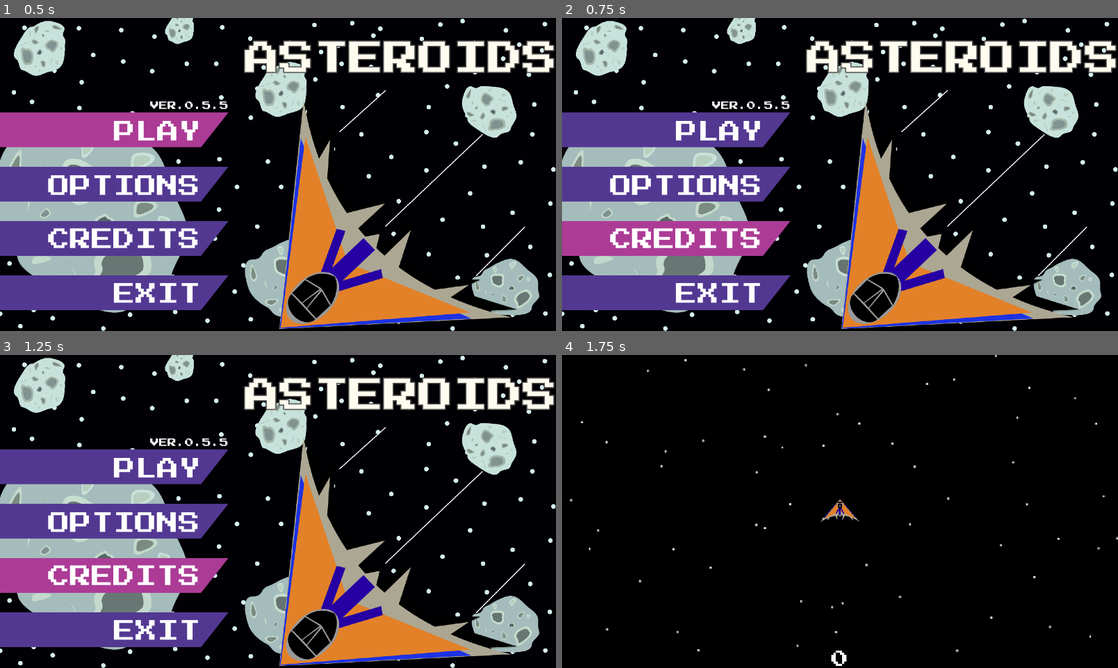
Above: before the commit, frames 1-4 (two rows, left to right).
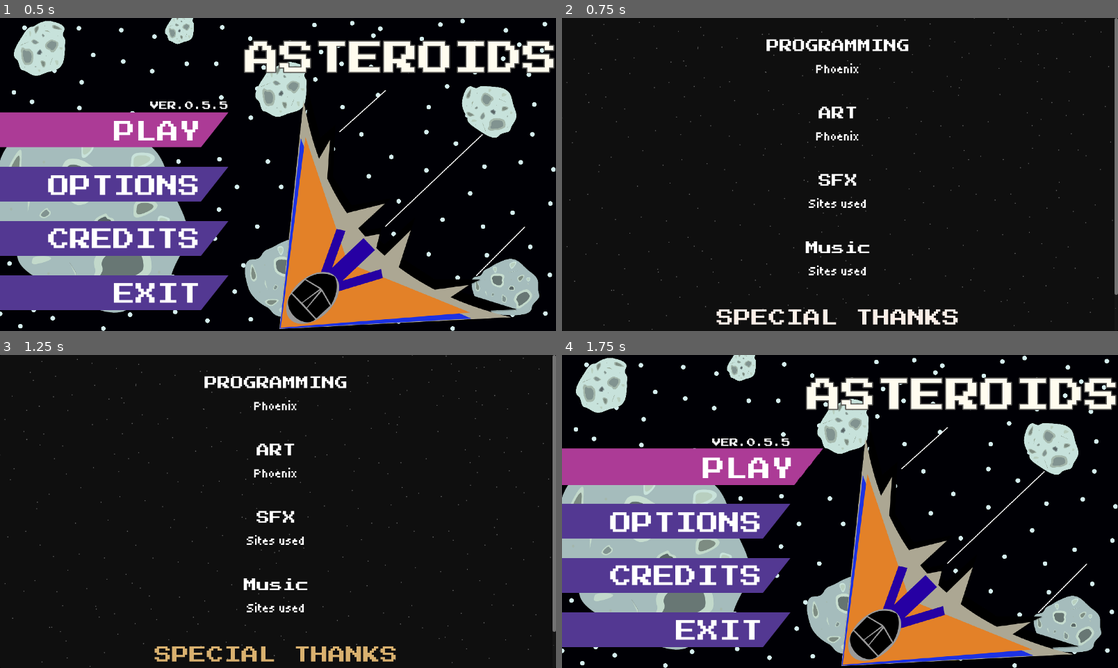
Above: after the commit, the same moments.

Repository: JustALover/Assteroids
Game: Godot game, scene res://Escenas/Assteroids Title Screen Menu/main_title_assteroids.tscn
Same seed, same stepped clock (60 frames per second), same inputs: the game is played once before the commit and once after it. The engine's default icon, where the game draws it, is replaced by a stand-in: a white triangle on a blue panel in a dark square.
Inputs (mouse positions are in pixels of both pictures, inside the frame that each line leads up to):
- Up to frame 1 (0.5 s): no input
- Up to frame 2 (0.75 s): click "CREDITS" at 0.5 s
- Up to frame 3 (1.25 s): no input
- Up to frame 4 (1.75 s): click (662, 467) at 1.25 s, where only the run before the commit has a clickable "PLAY"

Frame 1 is identical in both runs. In frame 2, 46% of the frame differs, in the area x 0-100%, y 0-100%; in frame 3, 46%; in frame 4, 45%.

Commit message:
Added: Credits to the main menu
-The main menu button "CREDITS" now work and display the credits of the game a simple scrollbar and with standard credits

Diff:
--- a/Escenas/Assteroids Title Screen Menu/main_title_assteroids.gd
+++ b/Escenas/Assteroids Title Screen Menu/main_title_assteroids.gd
@@ -20,3 +20,7 @@
 
 func _on_exit_button_pressed() -> void:
 	get_tree().quit()
+
+
+func _on_credits_button_pressed() -> void:
+	get_tree().change_scene_to_file("res://Escenas/Credits/credits_menu.tscn")
--- a/Escenas/Assteroids Title Screen Menu/main_title_assteroids.tscn
+++ b/Escenas/Assteroids Title Screen Menu/main_title_assteroids.tscn
@@ -243,4 +243,5 @@
 libraries/ = SubResource("AnimationLibrary_dk712")
 
 [connection signal="pressed" from="PanelContainer/HBoxContainer/LeftContainer/ButtonsPlayerContainer/PlayButton" to="." method="_on_play_button_pressed"]
+[connection signal="pressed" from="PanelContainer/HBoxContainer/LeftContainer/ButtonsPlayerContainer/CreditsButton" to="." method="_on_credits_button_pressed"]
 [connection signal="pressed" from="PanelContainer/HBoxContainer/LeftContainer/ButtonsPlayerContainer/ExitButton" to="." method="_on_exit_button_pressed"]
--- /dev/null
+++ b/Escenas/Credits/credits_menu.gd
@@ -0,0 +1,12 @@
+extends Control
+
+
+# Called when the node enters the scene tree for the first time.
+func _ready() -> void:
+	$Panel/ScrollContainer/VBoxContainer/SpecialThanksColorChange.play("Special Thanks color change")
+
+
+# Called every frame. 'delta' is the elapsed time since the previous frame.
+func _process(_delta: float) -> void:
+	if Input.is_action_just_pressed("ui_accept") or Input.is_action_just_pressed("CLICK CONFIRM"):
+		get_tree().change_scene_to_file("res://Escenas/Assteroids Title Screen Menu/main_title_assteroids.tscn")
--- /dev/null
+++ b/Escenas/Credits/credits_menu.tscn
@@ -0,0 +1,193 @@
+[gd_scene format=3 uid="uid://dpnsrkm38nqmw"]
+
+[ext_resource type="Texture2D" uid="uid://5isycfa3ebhg" path="res://Texturas/Fondos/EstrellasFondo.png" id="1_mri4k"]
+[ext_resource type="Script" uid="uid://bdh0nlsjkvhsx" path="res://Escenas/Credits/credits_menu.gd" id="1_n7nlm"]
+[ext_resource type="LabelSettings" uid="uid://hxd3m4htbxp4" path="res://Fonts/Label Settings Credits/title_credits.tres" id="1_ugf0e"]
+[ext_resource type="FontFile" uid="uid://bb7nnqi2gm3qu" path="res://Fonts/Tiny5-Regular.ttf" id="2_mri4k"]
+[ext_resource type="FontFile" uid="uid://bcg3mmuo8svt8" path="res://Fonts/PressStart2P-Regular.ttf" id="3_n7nlm"]
+
+[sub_resource type="LabelSettings" id="LabelSettings_8w8xf"]
+line_spacing = 0.0
+font = ExtResource("2_mri4k")
+font_size = 30
+
+[sub_resource type="Animation" id="Animation_mri4k"]
+length = 0.001
+tracks/0/type = "value"
+tracks/0/imported = false
+tracks/0/enabled = true
+tracks/0/path = NodePath("Panel/ScrollContainer/VBoxContainer/SpecialThanksTitle:self_modulate")
+tracks/0/interp = 1
+tracks/0/loop_wrap = true
+tracks/0/keys = {
+"times": PackedFloat32Array(0),
+"transitions": PackedFloat32Array(1),
+"update": 0,
+"values": [Color(1, 1, 1, 1)]
+}
+
+[sub_resource type="Animation" id="Animation_n7nlm"]
+resource_name = "Special Thanks color change"
+length = 4.5333333
+loop_mode = 1
+tracks/0/type = "value"
+tracks/0/imported = false
+tracks/0/enabled = true
+tracks/0/path = NodePath("Panel/ScrollContainer/VBoxContainer/SpecialThanksTitle:self_modulate")
+tracks/0/interp = 1
+tracks/0/loop_wrap = true
+tracks/0/keys = {
+"times": PackedFloat32Array(0.0833334, 0.4833334, 0.88333344, 1.2833334, 1.6833334, 2.0833335, 2.4666667, 2.8666668, 3.2666667, 3.6666667, 4.083334, 4.4666667),
+"transitions": PackedFloat32Array(1, 1, 1, 1, 1, 1, 1, 1, 1, 1, 1, 1),
+"update": 0,
+"values": [Color(1, 1, 1, 1), Color(0.8515625, 0.59168625, 0.4357605, 1), Color(0.8509804, 0.83474267, 0.43529412, 1), Color(0.5651961, 0.8509804, 0.43529412, 1), Color(0.43529412, 0.8509804, 0.6268995, 1), Color(0.43529412, 0.8314951, 0.8509804, 1), Color(0.43529412, 0.529473, 0.8509804, 1), Color(0.6528799, 0.43529412, 0.8509804, 1), Color(0.8509804, 0.43529412, 0.7860294, 1), Color(0.8509804, 0.43529412, 0.5911765, 1), Color(0.828125, 0.34613037, 0.38002062, 1), Color(1, 1, 1, 1)]
+}
+
+[sub_resource type="AnimationLibrary" id="AnimationLibrary_8w8xf"]
+_data = {
+&"RESET": SubResource("Animation_mri4k"),
+&"Special Thanks color change": SubResource("Animation_n7nlm")
+}
+
+[node name="CreditsMenu" type="Control" unique_id=1542759738]
+layout_mode = 3
+anchors_preset = 15
+anchor_right = 1.0
+anchor_bottom = 1.0
+grow_horizontal = 2
+grow_vertical = 2
+script = ExtResource("1_n7nlm")
+
+[node name="TextureRect" type="TextureRect" parent="." unique_id=1234574507]
+layout_mode = 1
+anchors_preset = 15
+anchor_right = 1.0
+anchor_bottom = 1.0
+texture = ExtResource("1_mri4k")
+
+[node name="Panel" type="Panel" parent="." unique_id=1769798149]
+layout_mode = 1
+anchors_preset = 15
+anchor_right = 1.0
+anchor_bottom = 1.0
+
+[node name="ScrollContainer" type="ScrollContainer" parent="Panel" unique_id=887279677]
+layout_mode = 1
+anchors_preset = 15
+anchor_right = 1.0
+anchor_bottom = 1.0
+grow_horizontal = 2
+grow_vertical = 2
+
+[node name="VBoxContainer" type="VBoxContainer" parent="Panel/ScrollContainer" unique_id=1491757151]
+layout_mode = 2
+size_flags_horizontal = 3
+size_flags_vertical = 3
+theme_override_constants/separation = 20
+
+[node name="Separator1" type="Label" parent="Panel/ScrollContainer/VBoxContainer" unique_id=890414142]
+self_modulate = Color(1, 1, 1, 0)
+layout_mode = 2
+text = "-----------SEPARATOR-----------"
+label_settings = ExtResource("1_ugf0e")
+horizontal_alignment = 1
+
+[node name="ProgrammingTitle" type="Label" parent="Panel/ScrollContainer/VBoxContainer" unique_id=2003566542]
+layout_mode = 2
+text = "PROGRAMMING"
+label_settings = ExtResource("1_ugf0e")
+horizontal_alignment = 1
+
+[node name="ProgrammingName" type="Label" parent="Panel/ScrollContainer/VBoxContainer" unique_id=1012975522]
+layout_mode = 2
+text = "Phoenix"
+label_settings = SubResource("LabelSettings_8w8xf")
+horizontal_alignment = 1
+
+[node name="Separator2" type="Label" parent="Panel/ScrollContainer/VBoxContainer" unique_id=1657453258]
+self_modulate = Color(1, 1, 1, 0)
+layout_mode = 2
+text = "-----------SEPARATOR-----------"
+label_settings = ExtResource("1_ugf0e")
+horizontal_alignment = 1
+
+[node name="ArtTitle" type="Label" parent="Panel/ScrollContainer/VBoxContainer" unique_id=27791182]
+layout_mode = 2
+text = "ART"
+label_settings = ExtResource("1_ugf0e")
+horizontal_alignment = 1
+
+[node name="ArtName" type="Label" parent="Panel/ScrollContainer/VBoxContainer" unique_id=98488621]
+layout_mode = 2
+text = "Phoenix"
+label_settings = SubResource("LabelSettings_8w8xf")
+horizontal_alignment = 1
+
+[node name="Separator6" type="Label" parent="Panel/ScrollContainer/VBoxContainer" unique_id=1315733348]
+self_modulate = Color(1, 1, 1, 0)
+layout_mode = 2
+text = "-----------SEPARATOR-----------"
+label_settings = ExtResource("1_ugf0e")
+horizontal_alignment = 1
+
+[node name="SFXTitle" type="Label" parent="Panel/ScrollContainer/VBoxContainer" unique_id=2057771303]
+layout_mode = 2
+text = "SFX"
+label_settings = ExtResource("1_ugf0e")
+horizontal_alignment = 1
+
+[node name="SFXSites" type="Label" parent="Panel/ScrollContainer/VBoxContainer" unique_id=903360622]
+layout_mode = 2
+text = "Sites used"
+label_settings = SubResource("LabelSettings_8w8xf")
+horizontal_alignment = 1
+
+[node name="Separator3" type="Label" parent="Panel/ScrollContainer/VBoxContainer" unique_id=549070090]
+self_modulate = Color(1, 1, 1, 0)
+layout_mode = 2
+text = "-----------SEPARATOR-----------"
+label_settings = ExtResource("1_ugf0e")
+horizontal_alignment = 1
+
+[node name="MusicTitle" type="Label" parent="Panel/ScrollContainer/VBoxContainer" unique_id=314363791]
+layout_mode = 2
+text = "Music"
+label_settings = ExtResource("1_ugf0e")
+horizontal_alignment = 1
+
+[node name="MusicNameOrSites" type="Label" parent="Panel/ScrollContainer/VBoxContainer" unique_id=216815467]
+layout_mode = 2
+text = "Sites used"
+label_settings = SubResource("LabelSettings_8w8xf")
+horizontal_alignment = 1
+
+[node name="Separator4" type="Label" parent="Panel/ScrollContainer/VBoxContainer" unique_id=967145030]
+self_modulate = Color(1, 1, 1, 0)
+layout_mode = 2
+text = "-----------SEPARATOR-----------"
+label_settings = ExtResource("1_ugf0e")
+horizontal_alignment = 1
+
+[node name="SpecialThanksTitle" type="Label" parent="Panel/ScrollContainer/VBoxContainer" unique_id=2057011664]
+layout_mode = 2
+theme_override_fonts/font = ExtResource("3_n7nlm")
+theme_override_font_sizes/font_size = 40
+text = "SPECIAL THANKS"
+horizontal_alignment = 1
+
+[node name="SpecialThanksColorChange" type="AnimationPlayer" parent="Panel/ScrollContainer/VBoxContainer" unique_id=697054217]
+root_node = NodePath("../../../..")
+libraries/ = SubResource("AnimationLibrary_8w8xf")
+
+[node name="SpecialThanksText" type="Label" parent="Panel/ScrollContainer/VBoxContainer" unique_id=1332510189]
+layout_mode = 2
+text = "Whatever Thanks"
+label_settings = SubResource("LabelSettings_8w8xf")
+horizontal_alignment = 1
+
+[node name="Separator5" type="Label" parent="Panel/ScrollContainer/VBoxContainer" unique_id=1428635281]
+self_modulate = Color(1, 1, 1, 0)
+layout_mode = 2
+text = "-----------SEPARATOR-----------"
+label_settings = ExtResource("1_ugf0e")
+horizontal_alignment = 1
--- /dev/null
+++ b/Fonts/Label Settings Credits/title_credits.tres
@@ -0,0 +1,8 @@
+[gd_resource type="LabelSettings" format=3 uid="uid://hxd3m4htbxp4"]
+
+[ext_resource type="FontFile" uid="uid://bcg3mmuo8svt8" path="res://Fonts/PressStart2P-Regular.ttf" id="1_8ooao"]
+
+[resource]
+line_spacing = 0.0
+font = ExtResource("1_8ooao")
+font_size = 30
Not shown, added: Escenas/Credits/credits_menu.gd.uid
Not shown, changed: export_presets.cfg
